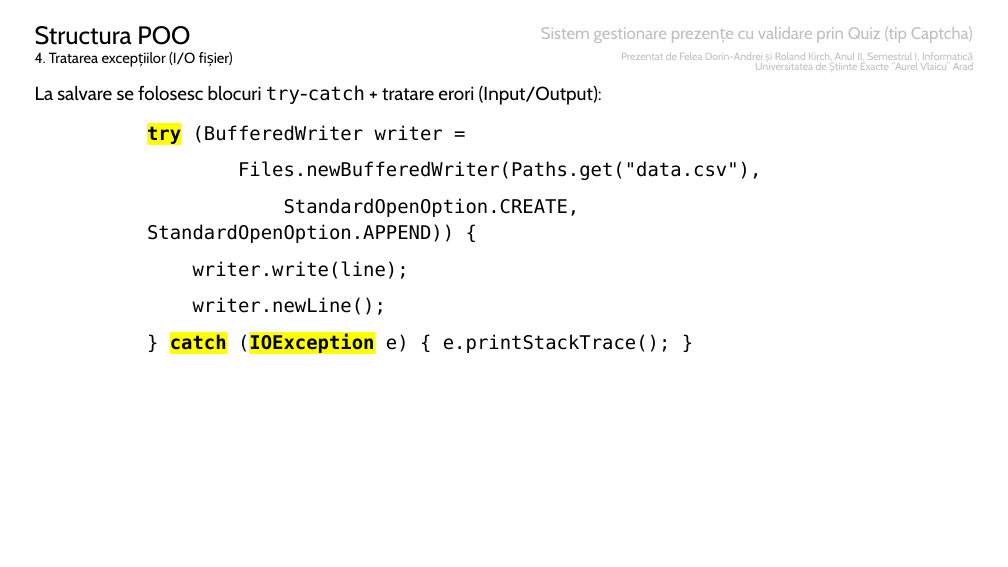
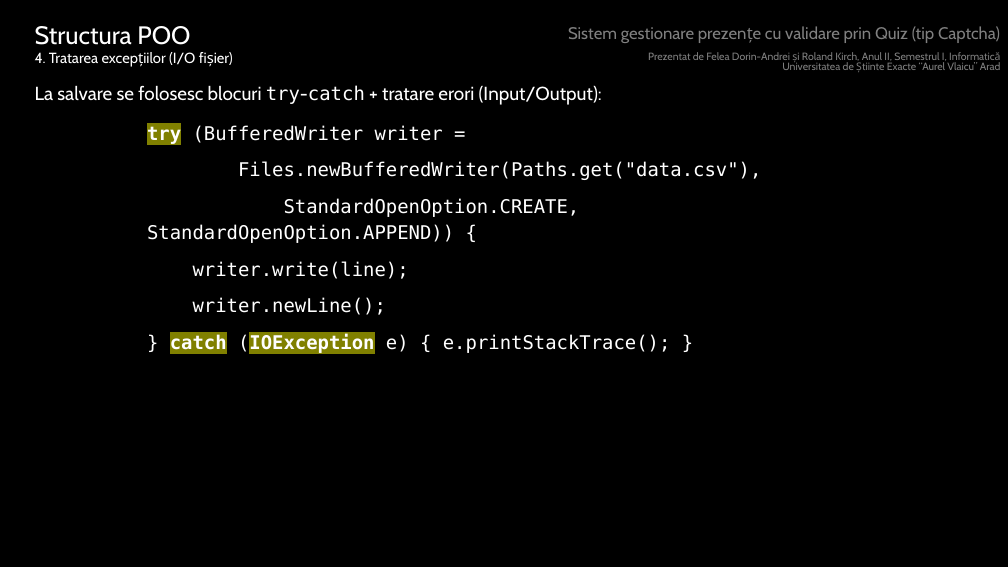
Before and after one commit to averageMelons/javaPrezentUI, a slide deck: slide 7 of ppt.pptx. Drawn at 1008x567 pixels with LibreOffice and Linux fonts; fonts in the diff are those of the drawing. Boxes give left, top, right and bottom in pixels: in the first picture for what was removed or moved away, otherwise in the second. Text is boxed around its words. In the diff, an @@ line names an element or a change of style, - is before the commit and + after.

```diff
--- a/ppt.pptx
+++ b/ppt.pptx
@@ background #FFFFFF to #000000 @@
@@ text "Structura POO" at box(35, 26, 195, 65): text colour #000000 to #FFFFFF @@
@@ title "Sistem gestionare prezențe cu validare ...": place and size @@
-title "Sistem gestionare prezențe cu validare ..." at box(541, 27, 973, 43)
+title "Sistem gestionare prezențe cu validare ..." at box(568, 26, 1000, 43)
@@ title "Sistem gestionare prezențe cu validare ..." at box(568, 26, 1000, 43): text colour #BFBFBF to #808080 @@
@@ subtitle "Prezentat de Felea Dorin-Andrei și ...": place and size @@
-subtitle "Prezentat de Felea Dorin-Andrei și ..." at box(621, 52, 974, 70)
+subtitle "Prezentat de Felea Dorin-Andrei și ..." at box(648, 52, 1001, 70)
@@ subtitle "Prezentat de Felea Dorin-Andrei și ..." at box(648, 52, 1001, 70): text colour #BFBFBF to #808080 @@
@@ text "La salvare se folosesc blocuri ..." at box(35, 85, 602, 105): text colour #000000 to #FFFFFF @@
@@ text "try (BufferedWriter writer =" at box(147, 125, 761, 354): text colour #000000 to #FFFFFF; highlight #FFFF00 to #808000 in "try", "catch (IOException" @@
```
Also in this commit, not shown: 9 other slides changed.
